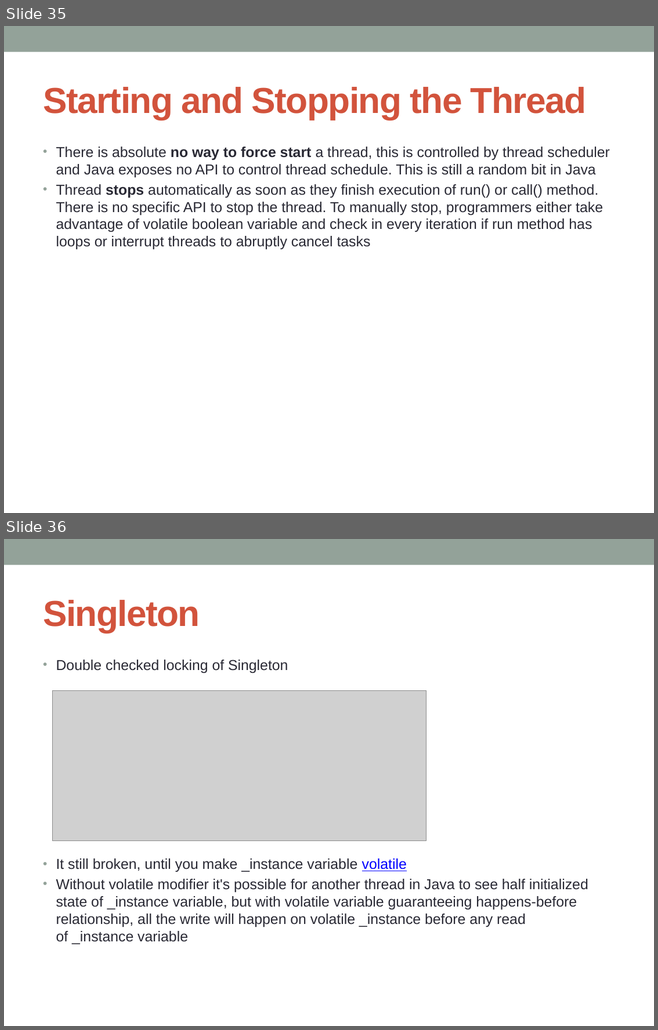
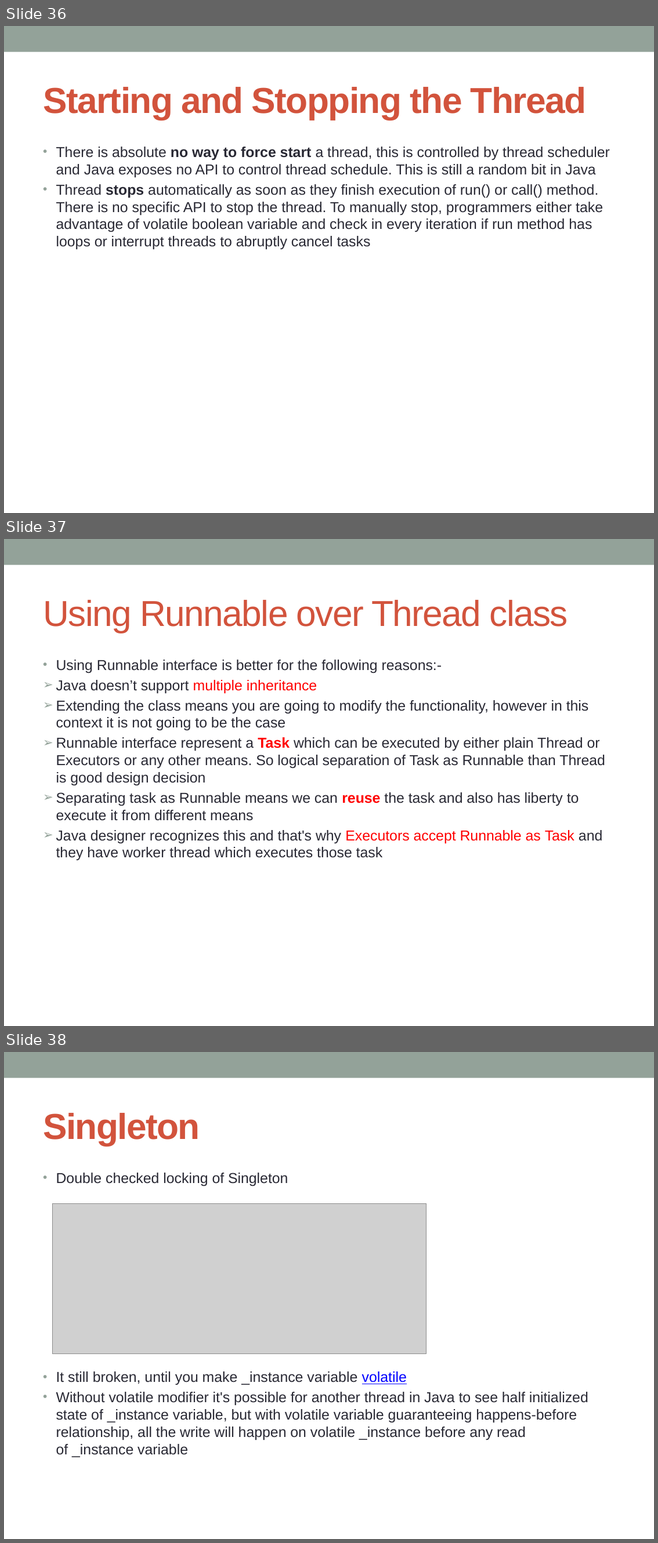
Before and after one commit to notionquest/ProjectDocumentation, a slide deck: MultiThreading.pptx. Shown one above the other, each under a label of ours: slides 35 and 36 before the commit, slides 36, 37 and 38 after it. The pictures are 658x1030 and 658x1543 pixels, drawn with LibreOffice and Linux fonts; fonts in the diff are those of the drawing; grey boxes stand for pictures. Boxes give left, top, right and bottom in pixels: in the first picture for what was removed or moved away, otherwise in the second. Text is boxed around its words. In the diff, an @@ line names an element or a change of style, - is before the commit and + after.

Commit message:
Runnable interface over Thread class

```diff
--- a/MultiThreading.pptx
+++ b/MultiThreading.pptx
@@ slide 37 added at <box>4,539,654,1026</box>, background #FFFFFF; not listed: 1 template element that a slide beside it also shows @@
@@ title added at <box>43,600,568,633</box>, 40 pt, text #D2533C @@
+Using Runnable over Thread class
@@ text added at <box>56,660,605,860</box>, 16 pt, text #292934 @@
+• Using Runnable interface is better for the following reasons:-
+➢ Java doesn’t support multiple inheritance
+➢ Extending the class means you are going to modify the functionality, however in this context it is not going to be the case
+➢ Runnable interface represent a Task which can be executed by either plain Thread or Executors or any other means. So logical separation of Task as Runnable than Thread is good design decision
+➢ Separating task as Runnable means we can reuse the task and also has liberty to execute it from different means
+➢ Java designer recognizes this and that's why Executors accept Runnable as Task and they have worker thread which executes those task
@@ what was slide 35 is now slide 36 @@
@@ what was slide 36 is now slide 38 @@
```
Also in this commit, not shown: 1 slide changed, 2 other slides added.
